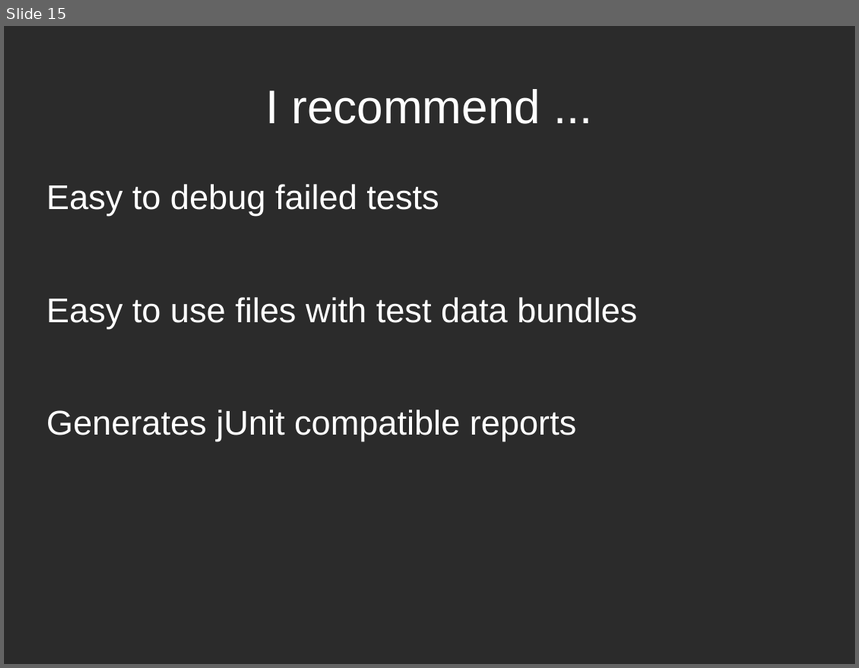
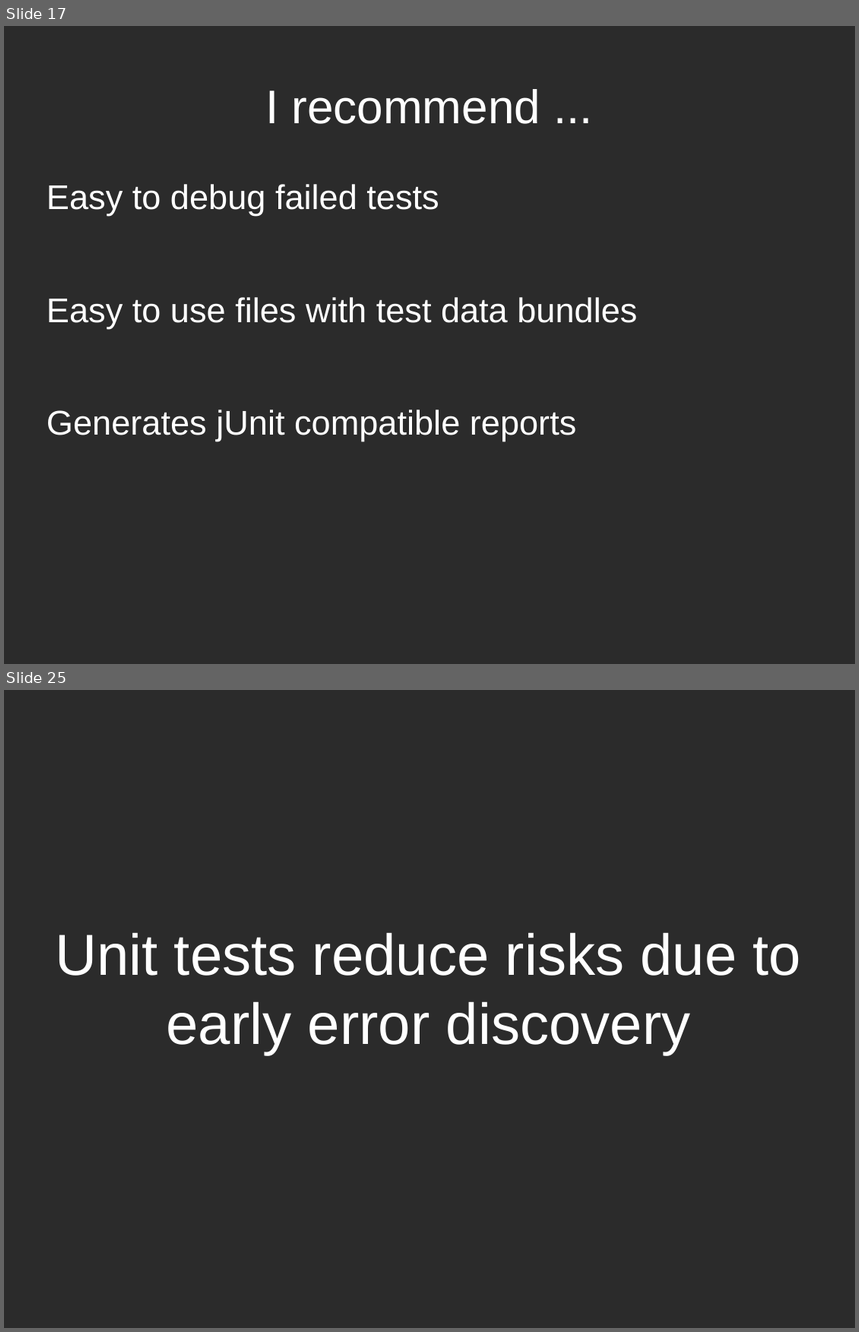
Before and after one commit to dodikk/iContinuousIntegration-slides, a slide deck: ciPresentation.odp. Shown one above the other, each under a label of ours: slide 15 before the commit, slides 17 and 25 after it; the slides between them are not shown. The pictures are 859x668 and 859x1332 pixels, drawn with LibreOffice and Linux fonts; fonts in the diff are those of the drawing; background and template pictures are left out; a plain dark background stands for a picture behind light text. Boxes give left, top, right and bottom in pixels: in the first picture for what was removed or moved away, otherwise in the second. Text is boxed around its words. In the diff, an @@ line names an element or a change of style, - is before the commit and + after.

```diff
--- a/ciPresentation.odp
+++ b/ciPresentation.odp
@@ slide 25 added at <box>4,690,855,1328</box>, background picture (left out) @@
@@ text added at <box>55,932,801,1056</box>, 54 pt, text #FFFFFF @@
+Unit tests reduce risks due to early error discovery
@@ what was slide 15 is now slide 17 @@
```
Also in this commit, not shown: 22 other slides added, 1 slide removed, 1 other file.
